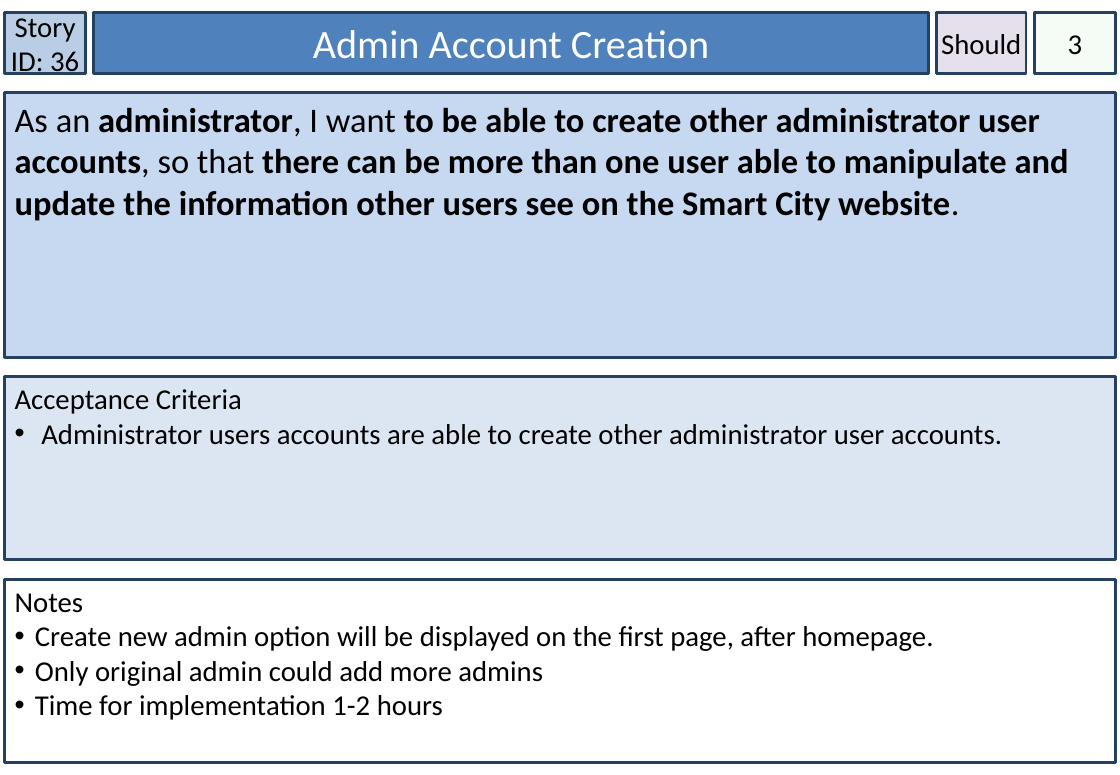
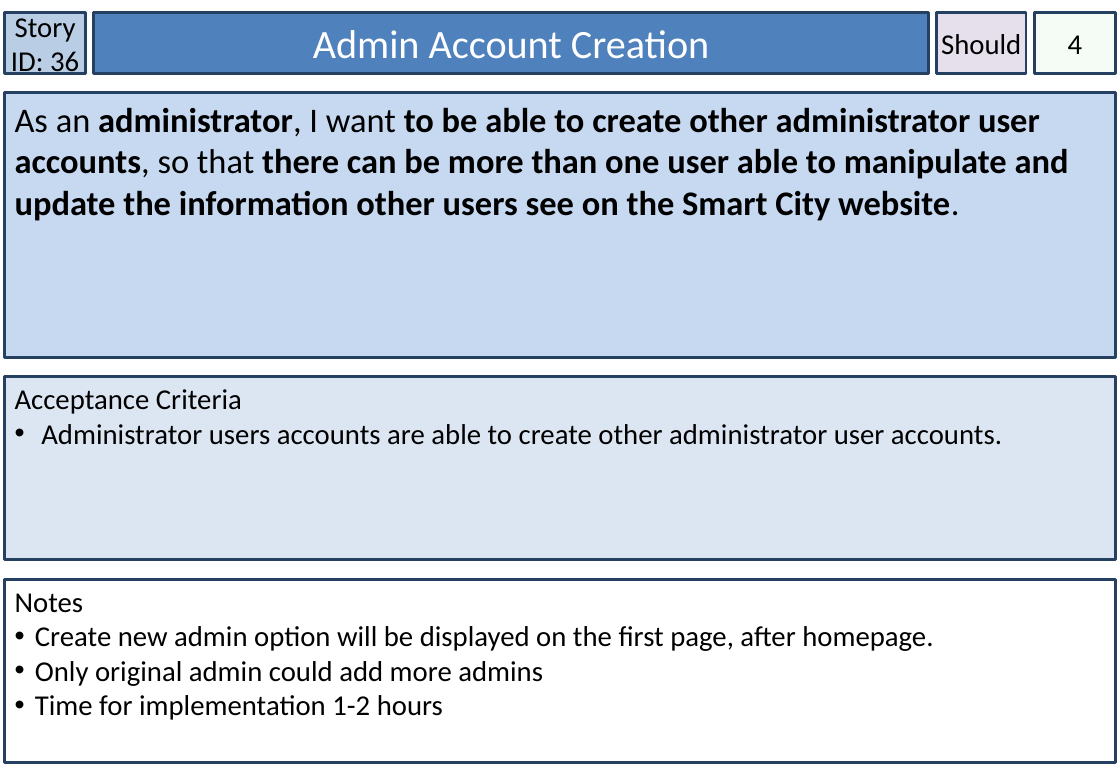
Before and after one commit to amckellar28/I-am-the-Scrub-Master, a slide deck: slide 37 of User_Stories.pptx. Drawn at 1120x775 pixels with LibreOffice and Linux fonts; fonts in the diff are those of the drawing. Boxes give left, top, right and bottom in pixels: in the first picture for what was removed or moved away, otherwise in the second. Text is boxed around its words. In the diff, an @@ line names an element or a change of style, - is before the commit and + after.

```diff
--- a/User_Stories.pptx
+++ b/User_Stories.pptx
@@ text in rectangle at <box>1068,35,1083,54</box>: text changed @@
-3
+4
```
Also in this commit, not shown: 9 other slides changed, 1 slide added, 5 other files.
